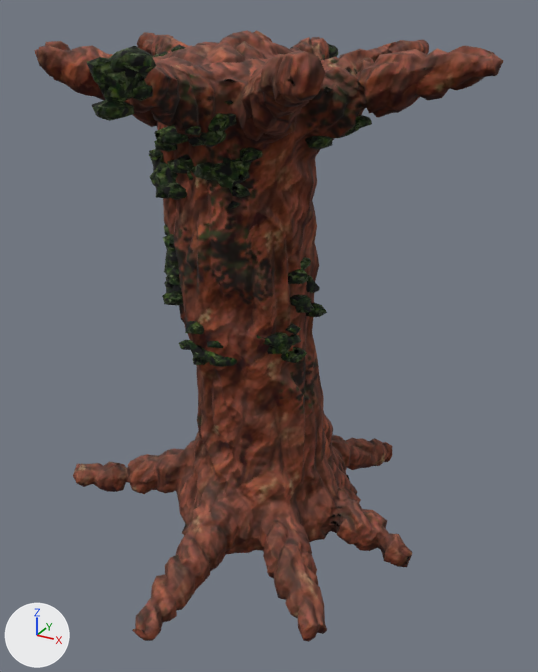
Two versions of the glTF model assets/models/cave/rtree_b3.glb, one commit apart.
Before and after are seen from a 50 mm lens placed at (0.864, -1.492, 1.18), pointed at (0.051, -0.015, 0.442). Every picture has the same lights, and +X, +Y and +Z are marked at lower left. The first picture is the older version. Vertices at exactly the same position are counted once.

The first picture shows 'bark', 'moss'.
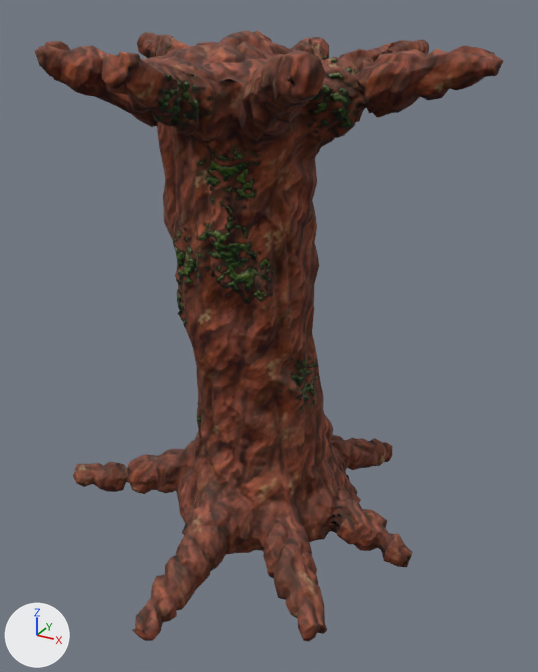
Where the change shows, as pixel boxes [x1, y1, x2, y2] in the pictures (538 x 672 px):
'moss', reshaped (25% narrower, 17% taller): before [86, 44, 372, 367]; after [149, 45, 363, 422]
part 1 of me_icosphere_250, deleted: before [86, 46, 327, 367]
part 2 of me_icosphere_250, cut back: before [149, 44, 372, 305]; after [149, 45, 363, 422]
part 3 of me_icosphere_250, added: after [290, 358, 318, 405]

Diff of the bpy script that builds the scene:
```diff
--- a/assets/models/cave/rtree_b3.glb.py
+++ b/assets/models/cave/rtree_b3.glb.py
@@ me_icosphere_250 @@
 # used by ob_moss; location = (0.0, 0.0, 0.0)
-me_icosphere_250.from_pydata(...)  # 1300 vertices, 2499 faces; spans x -0.388..0.275, y -0.499..0.5, z 0.406..1.125
+me_icosphere_250.from_pydata(...)  # 2480 vertices, 4384 faces; spans x -0.445..0.295, y -0.395..0.412, z 0.194..1.096
+# me_icosphere_250 part 1: 15 loose pieces with 388 vertices, spanning x -0.141..0.187, y -0.499..0.072, z 0.406..1.125, are deleted
+# me_icosphere_250 part 2: 909 vertices removed from x -0.388..0.275, y -0.198..0.5, z 0.526..1.1; 2343 vertices added at x -0.445..0.295, y -0.395..0.412, z 0.194..1.096
+# me_icosphere_250 part 3: 134 vertices added at x 0.126..0.176, y -0.107..0.04, z 0.276..0.419
+# other edits to the shape of me_icosphere_250 do not show in these pictures
 me_icosphere_250.materials.append(mat_moss_rtree_b3)
```
